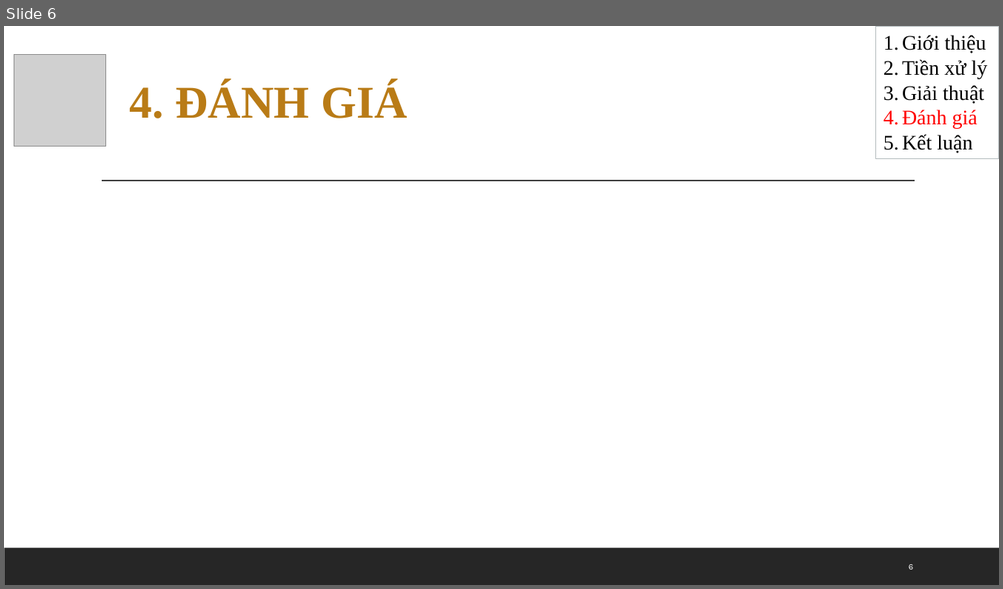
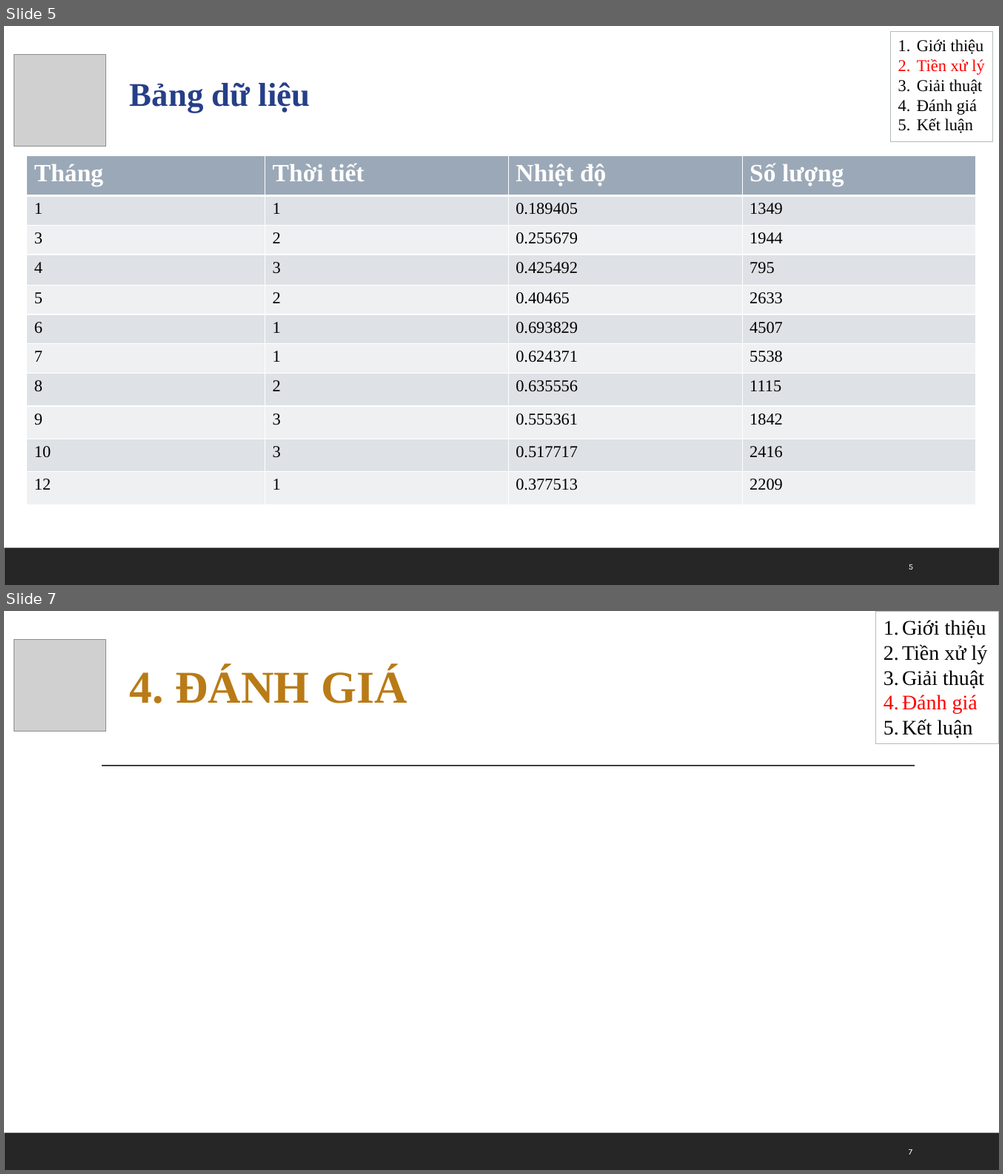
Before and after one commit to yllaw99/bike-sharing-predication-VN, a slide deck: btn-baocao.pptx. Shown one above the other, each under a label of ours: slide 6 before the commit, slides 5 and 7 after it; the slides between them are not shown. The pictures are 1003x589 and 1003x1174 pixels, drawn with LibreOffice and Linux fonts; fonts in the diff are those of the drawing; grey boxes stand for pictures. Boxes give left, top, right and bottom in pixels: in the first picture for what was removed or moved away, otherwise in the second. Text is boxed around its words. In the diff, an @@ line names an element or a change of style, - is before the commit and + after.

```diff
--- a/btn-baocao.pptx
+++ b/btn-baocao.pptx
@@ slide 5 added at box(4, 26, 999, 585), background #FFFFFF; not listed: 1 template element that a slide beside it also shows @@
@@ rectangle added at box(891, 31, 993, 141), outline #B4BCBE 0.75 pt, 16 pt, text #000000 @@
+1. Giới thiệu
+2. Tiền xử lý
+3. Giải thuật
+4. Đánh giá
+5. Kết luận
@@ picture added at box(14, 54, 105, 146) @@
@@ text added at box(130, 82, 310, 113), 32 pt, text #263F88, bold @@
+Bảng dữ liệu
@@ table added at box(27, 156, 976, 505), 11 rows, 4 columns @@
+Tháng | Thời tiết | Nhiệt độ | Số lượng
+1 | 1 | 0.189405 | 1349
+3 | 2 | 0.255679 | 1944
+4 | 3 | 0.425492 | 795
+5 | 2 | 0.40465 | 2633
+6 | 1 | 0.693829 | 4507
+7 | 1 | 0.624371 | 5538
+8 | 2 | 0.635556 | 1115
+9 | 3 | 0.555361 | 1842
+10 | 3 | 0.517717 | 2416
+12 | 1 | 0.377513 | 2209
@@ page number added at box(908, 565, 913, 570), 8 pt, text #FFFFFF @@
+5
@@ what was slide 6 is now slide 7 @@
@@ page number at box(908, 1150, 912, 1155): text changed @@
-6
+7
```
Also in this commit, not shown: 4 slides changed, 1 other slide added, 2 slides removed, 1 other file.
